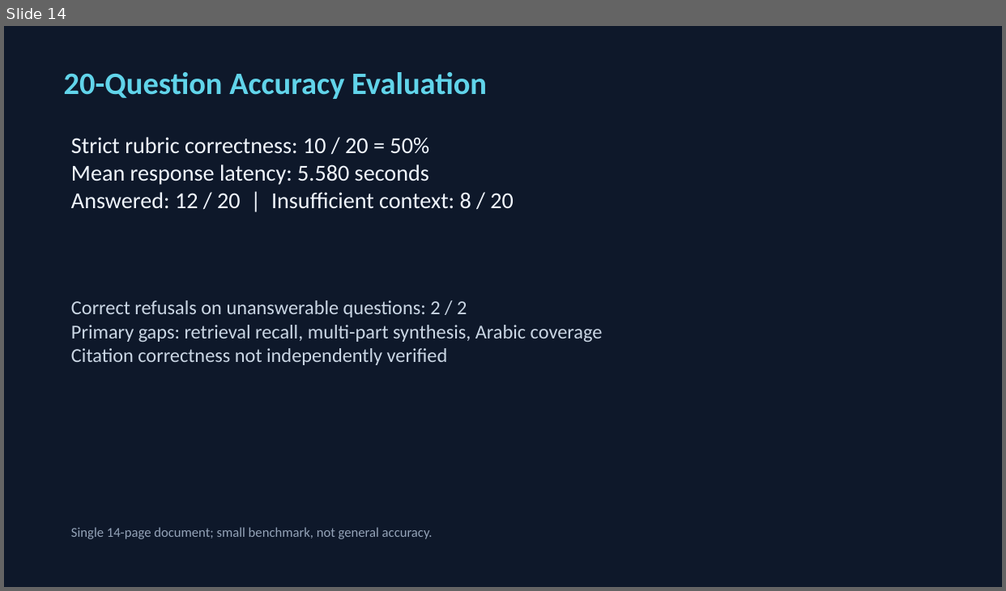
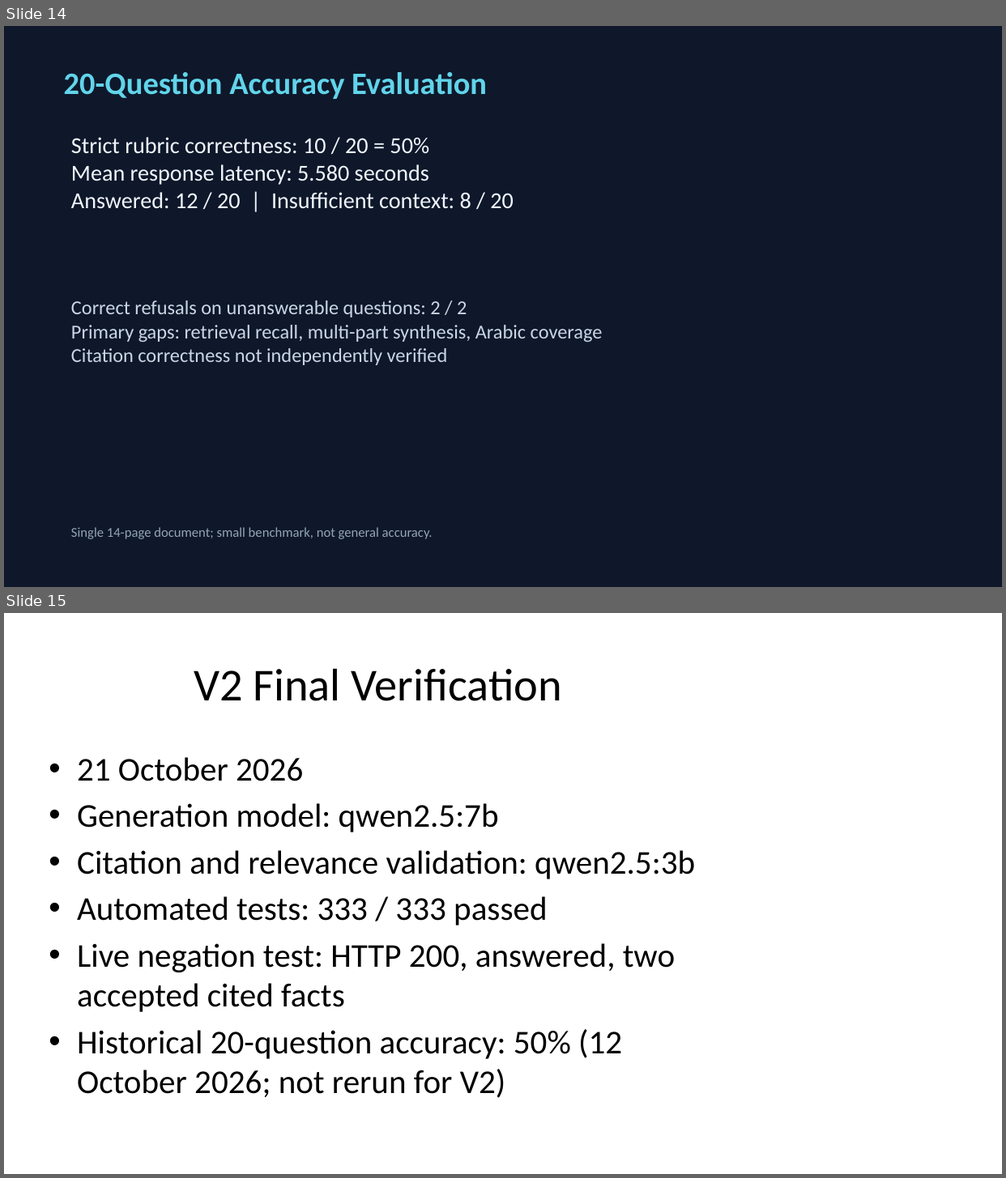
Before and after one commit to AI-obaida/smart-rag-pdf-qa, a slide deck: Presentation/Smart_RAG_Final_Presentation_Updated.pptx. Shown one above the other, each under a label of ours: slide 14 before the commit, slides 14 and 15 after it. The pictures are 1006x591 and 1006x1178 pixels, drawn with LibreOffice and Linux fonts; fonts in the diff are those of the drawing. Boxes give left, top, right and bottom in pixels: in the first picture for what was removed or moved away, otherwise in the second. Text is boxed around its words. In the diff, an @@ line names an element or a change of style, - is before the commit and + after.

Commit message:
Complete Smart RAG V2 improvements, validation and documentation

```diff
--- a/Presentation/Smart_RAG_Final_Presentation_Updated.pptx
+++ b/Presentation/Smart_RAG_Final_Presentation_Updated.pptx
@@ slide 15 added at [4, 613, 1002, 1174], background #FFFFFF @@
@@ title added at [194, 668, 563, 701], 44 pt, text #000000 @@
+V2 Final Verification
@@ text added at [77, 757, 695, 1098], 32 pt, text #000000 @@
+• 21 October 2026
+• Generation model: qwen2.5:7b
+• Citation and relevance validation: qwen2.5:3b
+• Automated tests: 333 / 333 passed
+• Live negation test: HTTP 200, answered, two accepted cited facts
+• Historical 20-question accuracy: 50% (12 October 2026; not rerun for V2)
```
Also in this commit, not shown: 3 slides changed, 20 other files.
